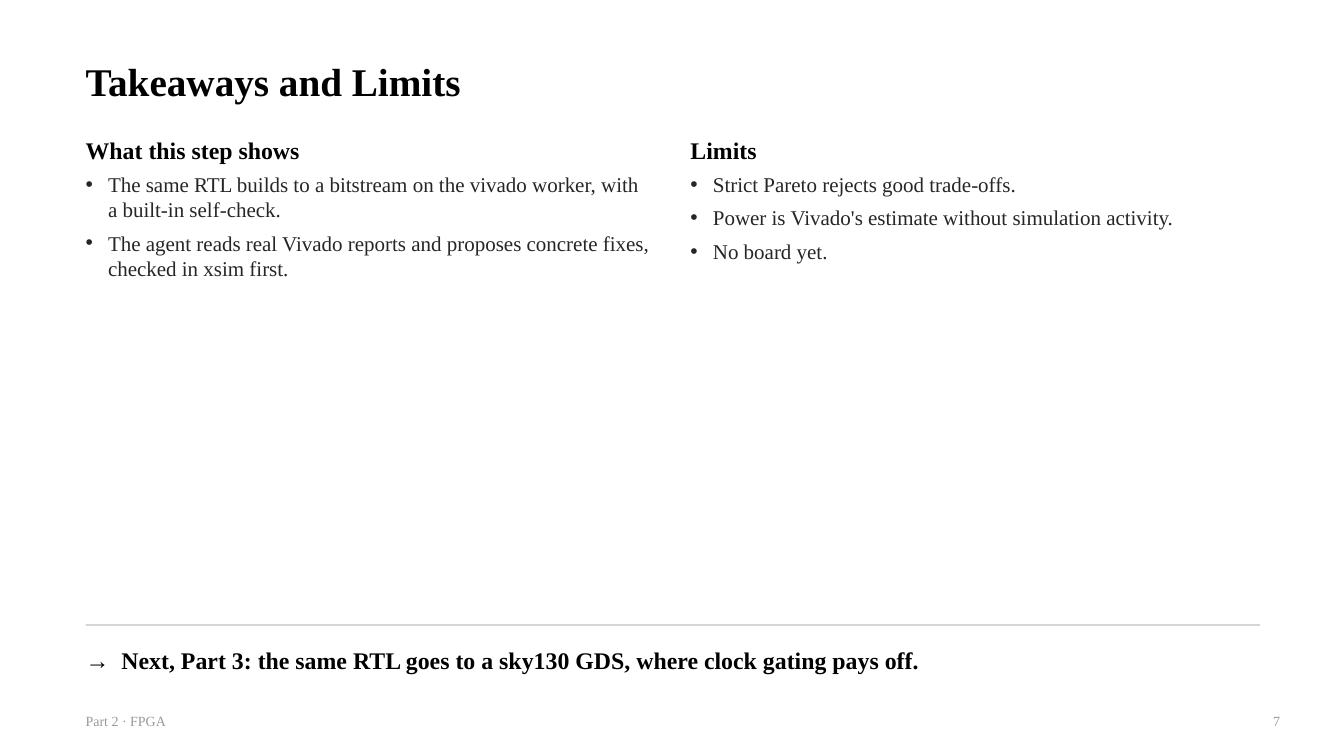
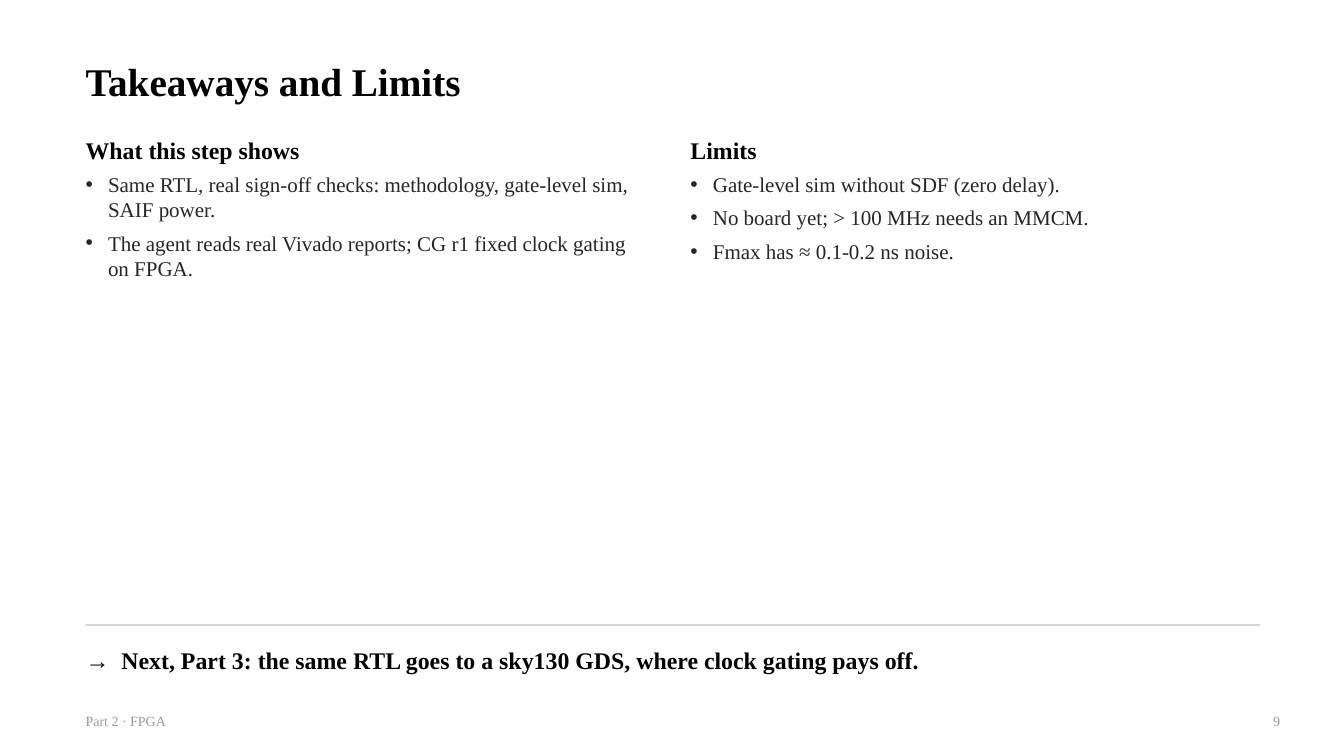
Before and after one commit to chipchip-tech/CHIA-workflow, a slide deck: slide 9 of projects/demo-alu/report/guides/2_FPGA.pptx (slide 7 before the commit). Drawn at 1344x756 pixels with LibreOffice and Linux fonts; fonts in the diff are those of the drawing. Boxes give left, top, right and bottom in pixels: in the first picture for what was removed or moved away, otherwise in the second. Text is boxed around its words. In the diff, an @@ line names an element or a change of style, - is before the commit and + after.

```diff
--- a/projects/demo-alu/report/guides/2_FPGA.pptx
+++ b/projects/demo-alu/report/guides/2_FPGA.pptx
@@ text at (108,177,628,277): text changed @@
-• The same RTL builds to a bitstream on the vivado worker, with a built-in self-check.
-• The agent reads real Vivado reports and proposes concrete fixes, checked in xsim first.
+• Same RTL, real sign-off checks: methodology, gate-level sim, SAIF power.
+• The agent reads real Vivado reports; CG r1 fixed clock gating on FPGA.
@@ text at (713,177,1088,230): text changed @@
-• Strict Pareto rejects good trade-offs.
-• Power is Vivado's estimate without simulation activity.
-• No board yet.
+• Gate-level sim without SDF (zero delay).
+• No board yet; > 100 MHz needs an MMCM.
+• Fmax has ≈ 0.1-0.2 ns noise.
@@ text at (1273,717,1280,726): text changed @@
-7
+9
```
Also in this commit, not shown: 6 other slides changed, 2 slides added, 5 other files.
